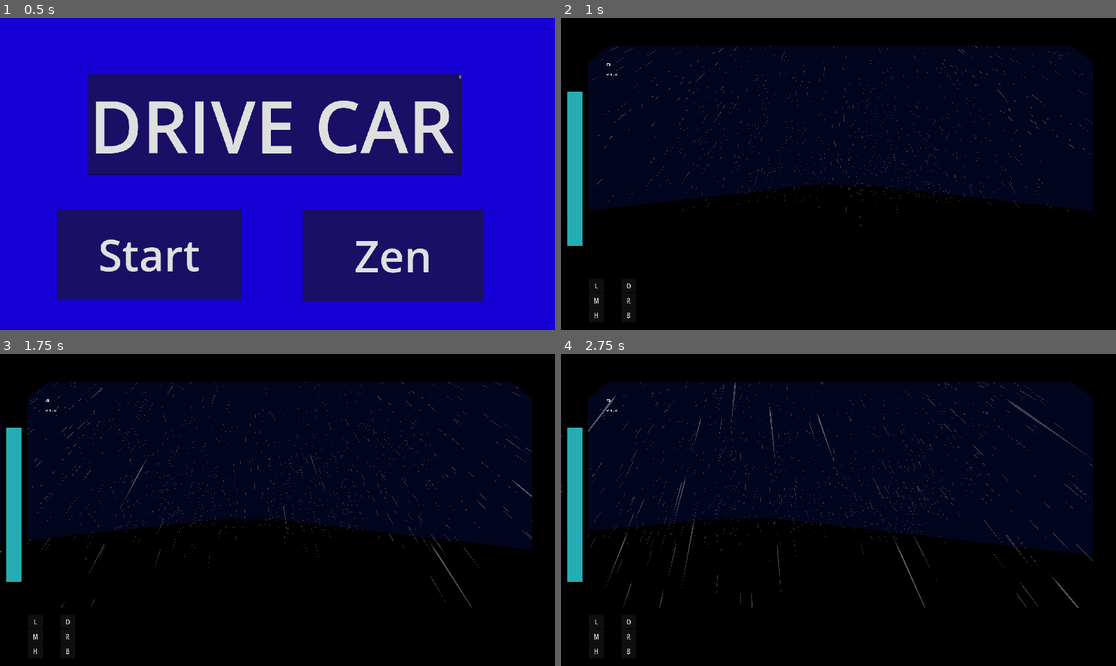
Above: before the commit, frames 1-4 (two rows, left to right).
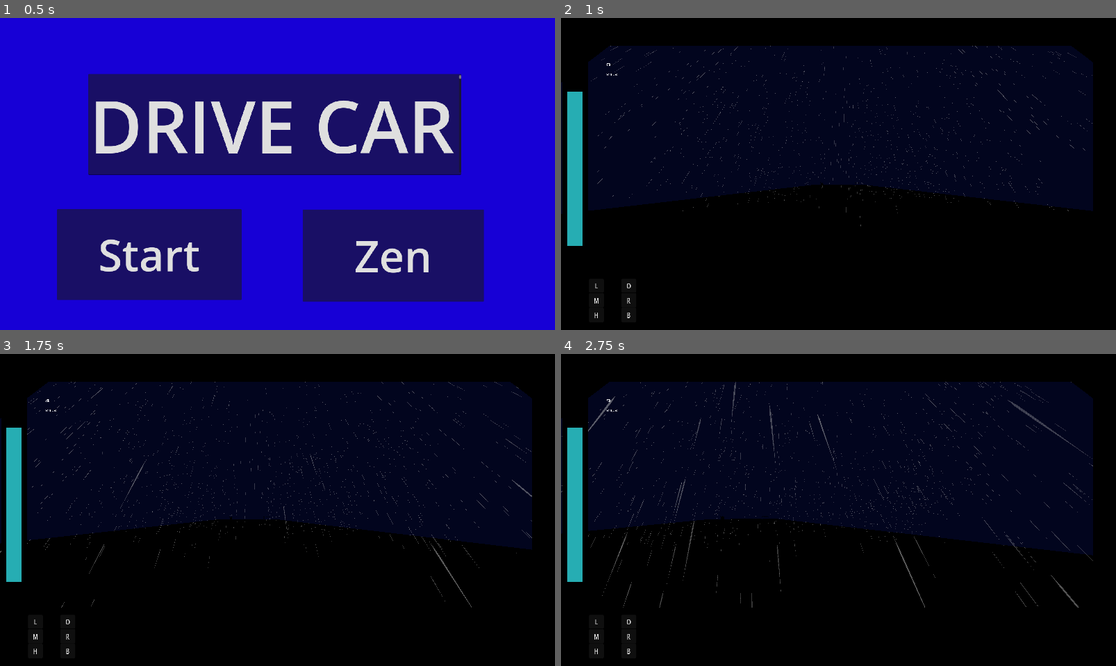
Above: after the commit, the same moments.

Repository: reniby/Southbound
Game: Godot game, scene res://Scenes/menu.tscn
The game is run twice, just before and just after one commit, with the same random seed, the same clock (stepped at 60 frames per second) and the same inputs.
Inputs (mouse positions are in pixels of both pictures, inside the frame that each line leads up to):
- Up to frame 1 (0.5 s): no input
- Up to frame 2 (1 s): click "Start" at 0.5 s
- Up to frame 3 (1.75 s): move the mouse to (399, 494) at 1.27 s; hold D (right) from 1.28 s (still down)
- Up to frame 4 (2.75 s): move the mouse to (727, 525) at 2.02 s; release D (right) at 2.03 s; hold Down (ui_down) from 2.03 s (still down)

Frame 1 is identical in both runs. In frame 2, 0.2% of the frame differs, in the area x 5-96%, y 8-62%; in frame 3, 0.1%; in frame 4, 0.3%, in the area x 0-96%, y 8-82%.

Commit message:
braking and speed

Diff:
--- a/Scripts/hud.gd
+++ b/Scripts/hud.gd
@@ -6,9 +6,9 @@
 @onready var score_label: RichTextLabel = $ScoreLabel
 @onready var mult_label: RichTextLabel = $MultLabel
 
-const LOW_GEAR = 5.0
-const MID_GEAR = 15.0
-const HIGH_GEAR = 25.0
+const LOW_GEAR = 15.0
+const MID_GEAR = 22.5
+const HIGH_GEAR = 30.0
 
 func _ready():
 	change_music(jazz)
--- a/Scripts/obstacle.gd
+++ b/Scripts/obstacle.gd
@@ -10,5 +10,6 @@
 	if body.is_in_group("Player"):
 		body.power -= 10
 		body.speed = speed_changes[obstacle_type]
+		body.hit = true
 		mesh.visible = false
 		fx.play()
--- a/Scripts/player.gd
+++ b/Scripts/player.gd
@@ -15,6 +15,7 @@
 var turn_speed = 0.4
 var power_steering = false
 var max_speed = false
+var hit = false
 
 const SENSITIVITY = 0.004
 const ENERGY_OPTIONS = [0,8,20]
@@ -40,11 +41,16 @@
 		#camera.rotation.x = clamp(camera.rotation.x, deg_to_rad(-5), deg_to_rad(5))
 
 func _physics_process(delta) -> void:
-	apply_force(Vector3.DOWN * 50)
+	apply_force(Vector3.DOWN * 70)
+
 	engine_force = 200 * max((speed - linear_velocity.length()),0)
 
-	if linear_velocity.length() > speed:
+	if linear_velocity.length() > speed and not hit:
 		brake = 10 * min((linear_velocity.length() - speed),0)
+	elif linear_velocity.length() > speed and hit:
+		brake = 50
+	elif linear_velocity.length() >= speed and hit:
+		hit = false
 
 	steering = lerp(steering, Input.get_axis("right", "left") * turn_speed, delta*5)
 
